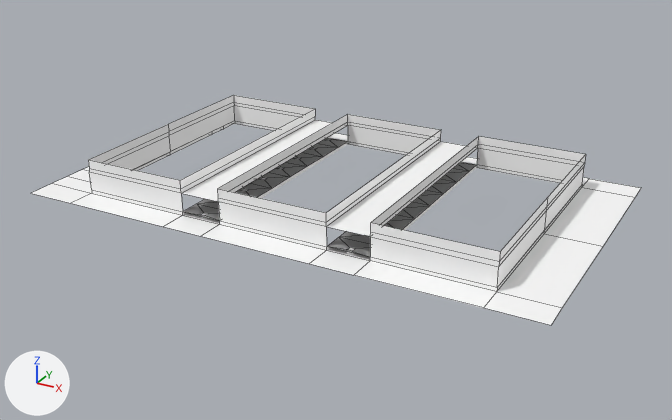
Before and after pictures for a commit that changed the FBX model Game/Assets/Penn Station/Models/Penn.fbx.
Before and after are seen from a 50 mm lens placed at (515.0, -516.0, 200.0), pointed at (283.0, -95.0, -10.0). Lighting does not change. The marker at lower left points along +X, +Y and +Z. Mesh edges are drawn as thin lines on the coarser meshes. Where no turn or scale is listed for an object, it has been applied to the vertices. Vertices at the same position are counted once.

Objects in the first picture: 'Penn_Bridge2', 'Penn_COL', 'Penn_Interior'.
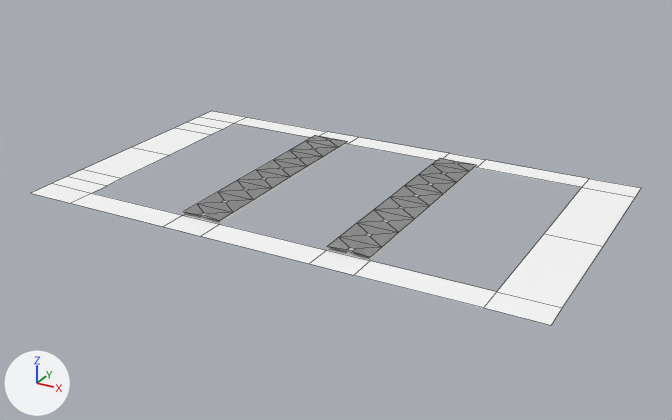
What differs and where, as boxes [x1, y1, x2, y2] in the pictures (672 x 420 px):
'Penn_Interior', reshaped (7% shorter)
    before: [32, 95, 641, 325]
    after: [32, 111, 641, 325]
part 1 of me_mesh_002, deleted
    before: [88, 95, 586, 292]

Edits to the bpy script that builds the scene:
```text
Change me_mesh_002:
    used by ob_penn_interior; location = (0.0, 0.0, 0.0)
    remove me_mesh_002.from_pydata(...)  # 113 vertices, 76 faces; spans x 130.0..430.0, y -174.0..0.0, z -2.0..18.0
    add me_mesh_002.from_pydata(...)  # 44 vertices, 22 faces; spans x 130.0..430.0, y -174.0..0.0, z -2.0
    me_mesh_002 part 1
    69 vertices are removed from x 160.0..400.0, y -157.0..-15.0, z 0.0..18.0
    54 faces are deleted
```
